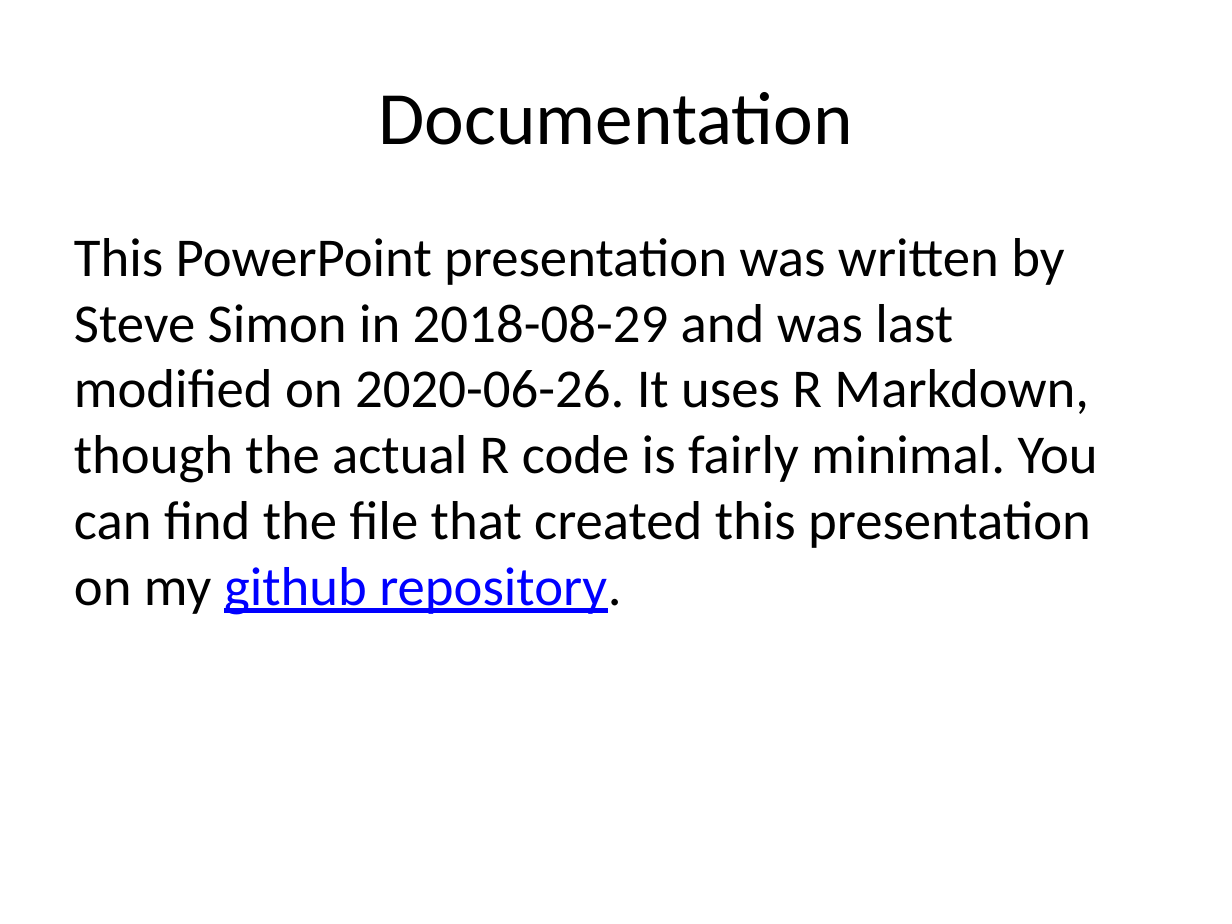
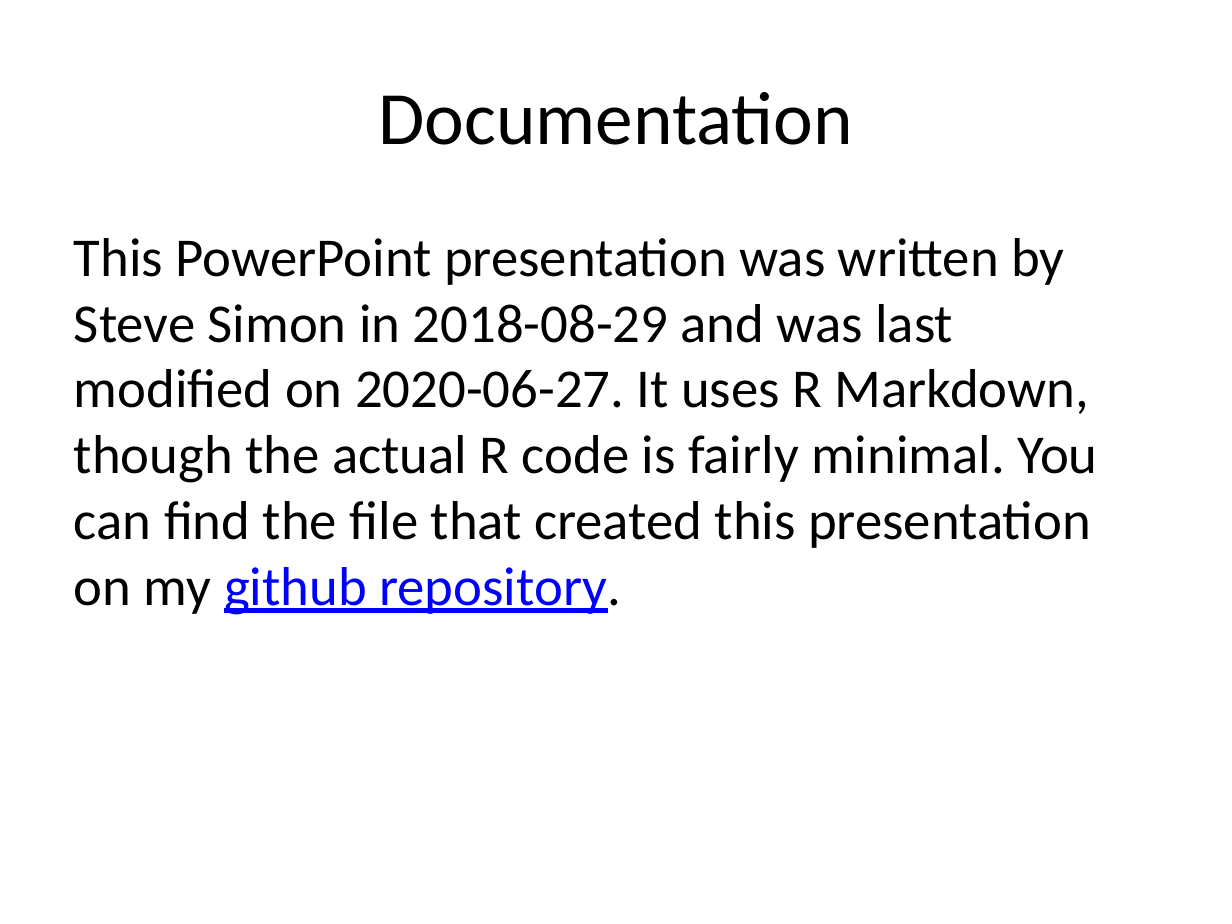
Before and after one commit to pmean/introduction-to-SAS, a slide deck: slide 2 of basics1/results/getting-started.pptx (slide 3 before the commit). Drawn at 1232x924 pixels with LibreOffice and Linux fonts; fonts in the diff are those of the drawing. Boxes give left, top, right and bottom in pixels: in the first picture for what was removed or moved away, otherwise in the second. Text is boxed around its words. In the diff, an @@ line names an element or a change of style, - is before the commit and + after.

```diff
--- a/basics1/results/getting-started.pptx
+++ b/basics1/results/getting-started.pptx
@@ text at (x1=74, y1=238, x2=1098, y2=615): text changed @@
-This PowerPoint presentation was written by Steve Simon in 2018-08-29 and was last modified on 2020-06-26. It uses R Markdown, though the actual R code is fairly minimal. You can find the file that created this presentation on my github repository.
+This PowerPoint presentation was written by Steve Simon in 2018-08-29 and was last modified on 2020-06-27. It uses R Markdown, though the actual R code is fairly minimal. You can find the file that created this presentation on my github repository.
```
Also in this commit, not shown: 1 other slide changed, 1 slide removed, 3 other files.
